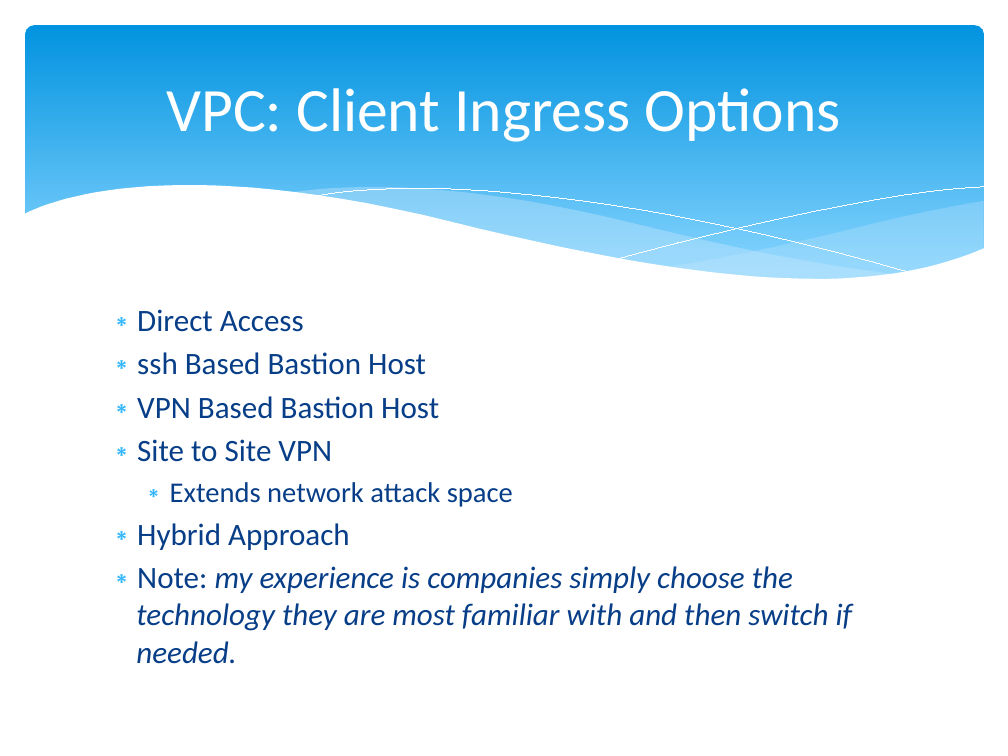
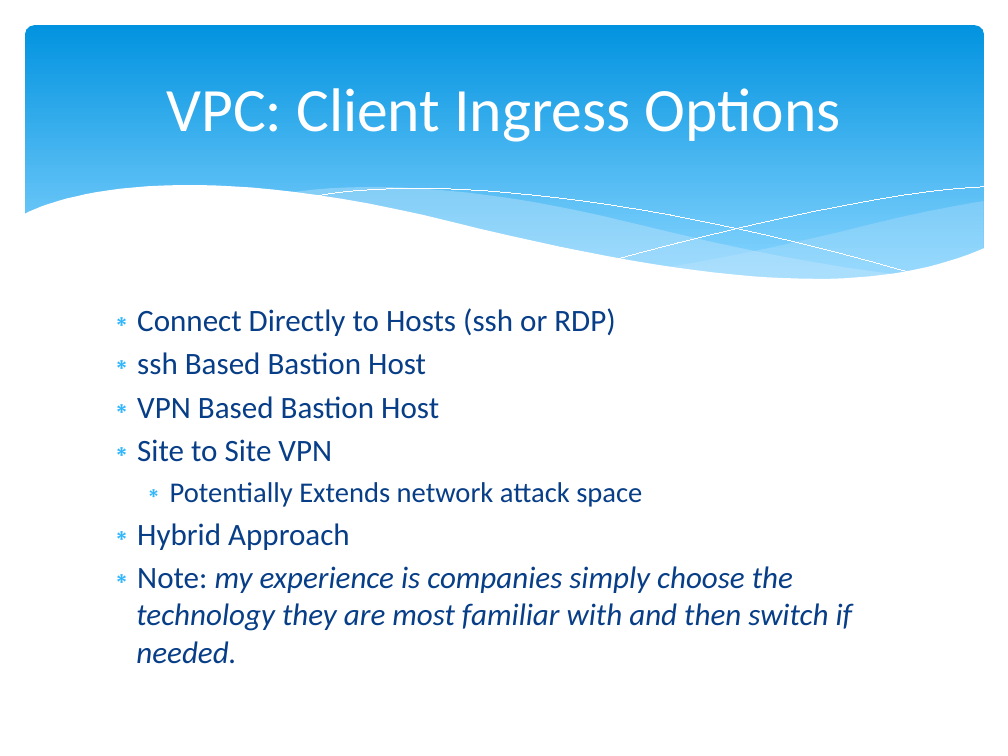
Before and after one commit to cloudavail/awstraining, a slide deck: slide 25 of aws-vpc/aws-vpc.pptx. Drawn at 1008x756 pixels with LibreOffice and Linux fonts; fonts in the diff are those of the drawing. Boxes give left, top, right and bottom in pixels: in the first picture for what was removed or moved away, otherwise in the second. Text is boxed around its words. In the diff, an @@ line names an element or a change of style, - is before the commit and + after.

```diff
--- a/aws-vpc/aws-vpc.pptx
+++ b/aws-vpc/aws-vpc.pptx
@@ text at bbox=[137, 308, 615, 336]: text changed @@
-∗ Direct Access
+∗ Connect Directly to Hosts (ssh or RDP)
@@ text at bbox=[170, 482, 642, 507]: text changed @@
-  ∗ Extends network attack space
+  ∗ Potentially Extends network attack space
```
Also in this commit, not shown: 7 other slides changed.
